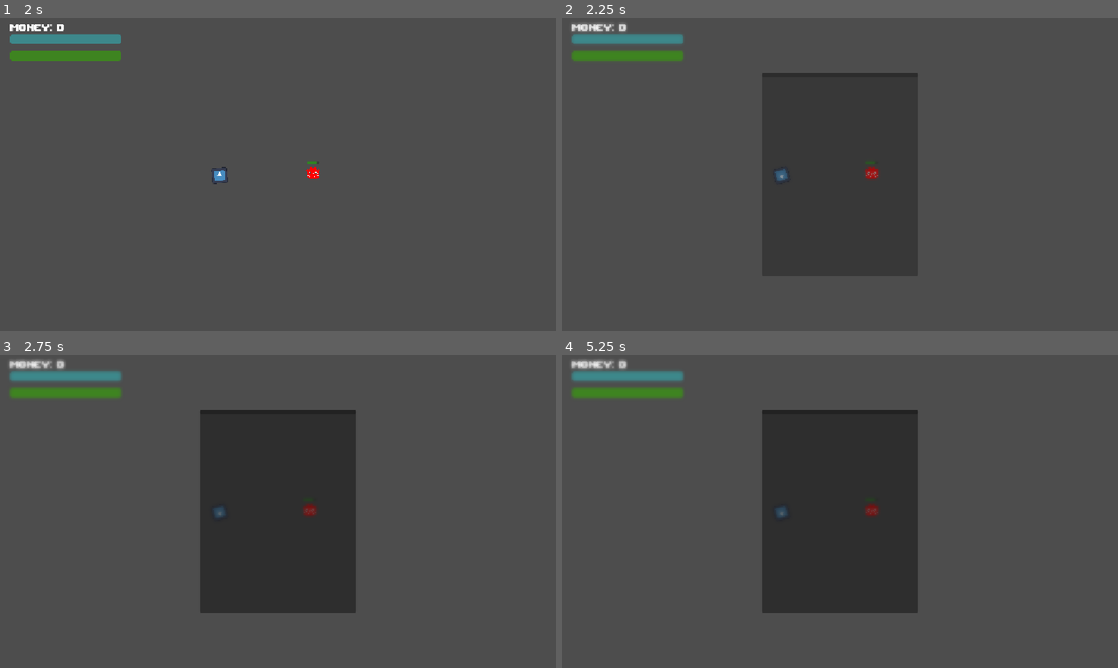
Above: before the commit, frames 1-4 (two rows, left to right).
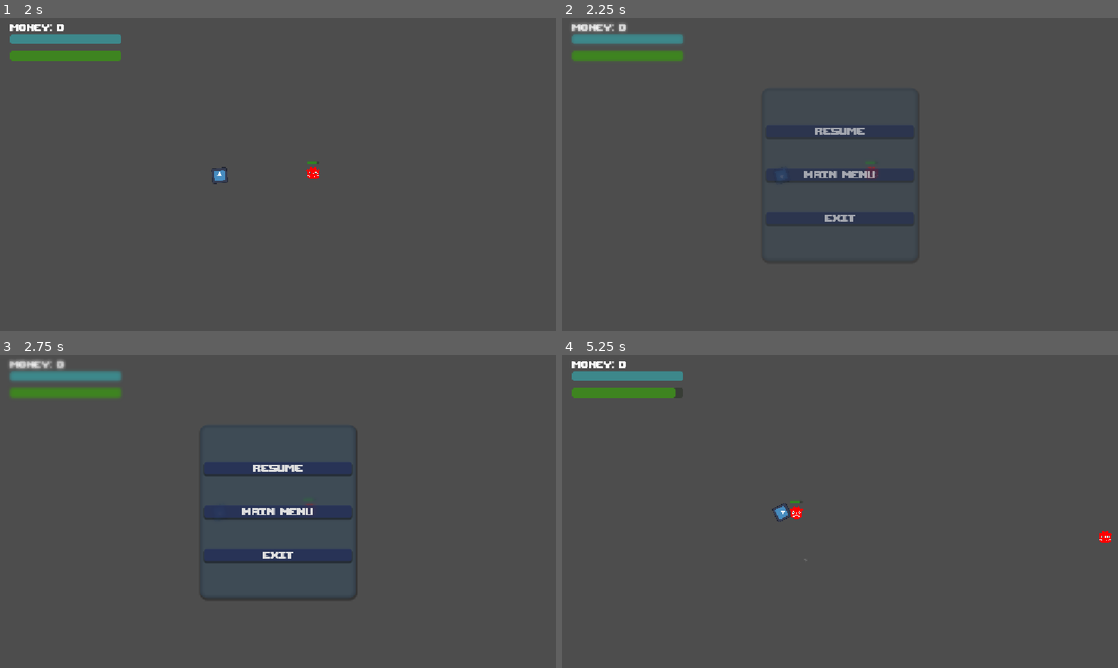
Above: after the commit, the same moments.

Repository: kamil-krecisz/TopDown-Shooting-Game
Game: Godot game, scene res://Scenes/main_menu.tscn
Same seed, same stepped clock (60 frames per second), same inputs: the game is played once before the commit and once after it. The engine's default icon, where the game draws it, is replaced by a stand-in: a white triangle on a blue panel in a dark square.
Inputs (mouse positions are in pixels of both pictures, inside the frame that each line leads up to):
- Up to frame 1 (2 s): click "Play" at 0.5 s; move the mouse to (400, 158) at 1.27 s; click (400, 158) at 1.35 s
- Up to frame 2 (2.25 s): move the mouse to (728, 190) at 2.02 s; hold Escape (Esc_down) from 2.03 s (still down); click (728, 190) at 2.1 s
- Up to frame 3 (2.75 s): keep holding Escape (Esc_down)
- Up to frame 4 (5.25 s): release Escape (Esc_down) at 2.75 s; click (840, 411) at 2.77 s; click (840, 467) at 3.5 s, where only the run after the commit has a clickable "Resume"; move the mouse to (895, 442) at 4.27 s; click (895, 442) at 4.35 s; move the mouse to (812, 574) at 5.02 s; click (812, 574) at 5.1 s

Frame 1 is identical in both runs. In frame 2, 1.4% of the frame differs, in the area x 36-64%, y 17-66%; in frame 3, 17%; in frame 4, 18%, in the area x 1-99%, y 1-83%.

Commit message:
Commit 8th - Added pause menu

Diff:
--- a/Scenes/pause_menu.tscn
+++ b/Scenes/pause_menu.tscn
@@ -2,6 +2,8 @@
 
 [ext_resource type="Shader" uid="uid://cl10g80fhdr8j" path="res://Shaders/blur.gdshader" id="1_emv3i"]
 [ext_resource type="Script" uid="uid://cjkuocb3ukjsm" path="res://Scripts/pause_menu.gd" id="1_k0w1u"]
+[ext_resource type="FontFile" uid="uid://d22lpv7e76hh4" path="res://Fonts/upheavtt.ttf" id="3_1och7"]
+[ext_resource type="AudioStream" uid="uid://d1q5eqg033akv" path="res://Sounds/click_sound.wav" id="4_bpi0q"]
 
 [sub_resource type="ShaderMaterial" id="ShaderMaterial_y2c35"]
 shader = ExtResource("1_emv3i")
@@ -68,9 +70,90 @@
 &"pause_resume": SubResource("Animation_k0w1u")
 }
 
+[sub_resource type="StyleBoxFlat" id="StyleBoxFlat_bpi0q"]
+bg_color = Color(0.29411766, 0.40784314, 0.5058824, 0.43137255)
+border_width_left = 9
+border_width_top = 9
+border_width_right = 9
+border_width_bottom = 9
+border_color = Color(0.18825307, 0.26870084, 0.34180886, 0.5294118)
+border_blend = true
+corner_radius_top_left = 15
+corner_radius_top_right = 15
+corner_radius_bottom_right = 15
+corner_radius_bottom_left = 15
+shadow_color = Color(0, 0, 0, 0.31764707)
+shadow_size = 3
+shadow_offset = Vector2(1, 3)
+
+[sub_resource type="StyleBoxFlat" id="StyleBoxFlat_vmyb1"]
+bg_color = Color(0.16078432, 0.20784314, 0.37254903, 0.78431374)
+border_color = Color(0.11372549, 0.14901961, 0.2784314, 0.74509805)
+corner_radius_top_left = 6
+corner_radius_top_right = 6
+corner_radius_bottom_right = 6
+corner_radius_bottom_left = 6
+shadow_color = Color(0, 0, 0, 0.39215687)
+shadow_size = 3
+shadow_offset = Vector2(0, 3)
+
+[sub_resource type="StyleBoxFlat" id="StyleBoxFlat_myy0f"]
+bg_color = Color(0.28235295, 0.34901962, 0.5882353, 0.78431374)
+border_color = Color(0.11372549, 0.14901961, 0.2784314, 0.74509805)
+corner_radius_top_left = 6
+corner_radius_top_right = 6
+corner_radius_bottom_right = 6
+corner_radius_bottom_left = 6
+shadow_color = Color(0, 0, 0, 0.39215687)
+shadow_size = 3
+shadow_offset = Vector2(0, 3)
+
+[sub_resource type="StyleBoxFlat" id="StyleBoxFlat_sjs17"]
+bg_color = Color(0.22745098, 0.2901961, 0.49803922, 0.78431374)
+border_color = Color(0.11372549, 0.14901961, 0.2784314, 0.74509805)
+corner_radius_top_left = 6
+corner_radius_top_right = 6
+corner_radius_bottom_right = 6
+corner_radius_bottom_left = 6
+shadow_color = Color(0, 0, 0, 0.39215687)
+shadow_size = 3
+shadow_offset = Vector2(0, 3)
+
+[sub_resource type="StyleBoxFlat" id="StyleBoxFlat_u8tnp"]
+bg_color = Color(0.16078432, 0.20784314, 0.37254903, 0.78431374)
+border_color = Color(0.11372549, 0.14901961, 0.2784314, 0.74509805)
+corner_radius_top_left = 6
+corner_radius_top_right = 6
+corner_radius_bottom_right = 6
+corner_radius_bottom_left = 6
+shadow_color = Color(0, 0, 0, 0.39215687)
+shadow_size = 3
+shadow_offset = Vector2(0, 3)
+
+[sub_resource type="StyleBoxFlat" id="StyleBoxFlat_stj27"]
+bg_color = Color(0.16078432, 0.20784314, 0.37254903, 0.78431374)
+border_color = Color(0.11372549, 0.14901961, 0.2784314, 0.74509805)
+corner_radius_top_left = 6
+corner_radius_top_right = 6
+corner_radius_bottom_right = 6
+corner_radius_bottom_left = 6
+shadow_color = Color(0, 0, 0, 0.39215687)
+shadow_size = 3
+shadow_offset = Vector2(0, 3)
+
+[sub_resource type="StyleBoxFlat" id="StyleBoxFlat_ix48p"]
+bg_color = Color(0.16078432, 0.20784314, 0.37254903, 0.78431374)
+border_color = Color(0.11372549, 0.14901961, 0.2784314, 0.74509805)
+corner_radius_top_left = 6
+corner_radius_top_right = 6
+corner_radius_bottom_right = 6
+corner_radius_bottom_left = 6
+shadow_color = Color(0, 0, 0, 0.39215687)
+shadow_size = 3
+shadow_offset = Vector2(0, 3)
+
 [node name="pause_menu" type="Node2D" unique_id=1636271020]
 process_mode = 3
-visible = false
 script = ExtResource("1_k0w1u")
 
 [node name="ColorRect" type="ColorRect" parent="." unique_id=91977834]
@@ -84,12 +167,52 @@
 [node name="PanelContainer" type="PanelContainer" parent="." unique_id=690258889]
 modulate = Color(1, 1, 1, 0)
 offset_left = 414.0
-offset_top = 114.0
+offset_top = 144.0
 offset_right = 738.0
-offset_bottom = 534.0
+offset_bottom = 504.0
+theme_override_styles/panel = SubResource("StyleBoxFlat_bpi0q")
 
 [node name="VBoxContainer" type="VBoxContainer" parent="PanelContainer" unique_id=1204050990]
 layout_mode = 2
-
-[node name="Button" type="Button" parent="PanelContainer/VBoxContainer" unique_id=512276872]
-layout_mode = 2
+theme_override_constants/separation = 64
+alignment = 1
+
+[node name="ResumeButton" type="Button" parent="PanelContainer/VBoxContainer" unique_id=512276872]
+texture_filter = 1
+layout_mode = 2
+theme_override_fonts/font = ExtResource("3_1och7")
+theme_override_font_sizes/font_size = 28
+theme_override_styles/normal = SubResource("StyleBoxFlat_vmyb1")
+theme_override_styles/pressed = SubResource("StyleBoxFlat_myy0f")
+theme_override_styles/hover = SubResource("StyleBoxFlat_sjs17")
+theme_override_styles/disabled = SubResource("StyleBoxFlat_u8tnp")
+text = "Resume"
+
+[node name="MainMenuButton" type="Button" parent="PanelContainer/VBoxContainer" unique_id=1378694793]
+texture_filter = 1
+layout_mode = 2
+theme_override_fonts/font = ExtResource("3_1och7")
+theme_override_font_sizes/font_size = 28
+theme_override_styles/normal = SubResource("StyleBoxFlat_vmyb1")
+theme_override_styles/pressed = SubResource("StyleBoxFlat_myy0f")
+theme_override_styles/hover = SubResource("StyleBoxFlat_sjs17")
+theme_override_styles/disabled = SubResource("StyleBoxFlat_stj27")
+text = "Main menu"
+
+[node name="ExitButton" type="Button" parent="PanelContainer/VBoxContainer" unique_id=1268540566]
+texture_filter = 1
+layout_mode = 2
+theme_override_fonts/font = ExtResource("3_1och7")
+theme_override_font_sizes/font_size = 28
+theme_override_styles/normal = SubResource("StyleBoxFlat_vmyb1")
+theme_override_styles/pressed = SubResource("StyleBoxFlat_myy0f")
+theme_override_styles/hover = SubResource("StyleBoxFlat_sjs17")
+theme_override_styles/disabled = SubResource("StyleBoxFlat_ix48p")
+text = "Exit"
+
+[node name="AudioPlayer" type="AudioStreamPlayer2D" parent="." unique_id=1978536231]
+stream = ExtResource("4_bpi0q")
+
+[connection signal="pressed" from="PanelContainer/VBoxContainer/ResumeButton" to="." method="_on_resume_button_pressed"]
+[connection signal="pressed" from="PanelContainer/VBoxContainer/MainMenuButton" to="." method="_on_main_menu_button_pressed"]
+[connection signal="pressed" from="PanelContainer/VBoxContainer/ExitButton" to="." method="_on_exit_button_pressed"]
--- a/Scripts/pause_menu.gd
+++ b/Scripts/pause_menu.gd
@@ -2,19 +2,62 @@
 
 
 @onready var animation_player: AnimationPlayer = $AnimationPlayer
-
-func pause():
-	visible = true
-	animation_player.play("pause_resume")
-	get_tree().paused = true
-
-func resume():
-	get_tree().paused = false
-	animation_player.play_backwards("pause_resume")
-	await get_tree().create_timer(0.2).timeout
+@onready var audio_player: AudioStreamPlayer2D = $AudioPlayer
 
 func _process(_delta):
 	if Input.is_action_just_pressed("Esc_down") && get_tree().paused == false: # Opening the pause menu
 		pause()
 	elif Input.is_action_just_pressed("Esc_down") && get_tree().paused == true: # Closing the pause menu
 		resume()
+
+
+func _ready():
+	visible = false
+	buttons_disable_state(true)
+
+
+func buttons_disable_state(state: bool):
+	$PanelContainer/VBoxContainer/ResumeButton.disabled = state
+	$PanelContainer/VBoxContainer/MainMenuButton.disabled = state
+	$PanelContainer/VBoxContainer/ExitButton.disabled = state
+
+func pause():
+	buttons_disable_state(false)
+	visible = true
+	animation_player.play("pause_resume")
+	get_tree().paused = true
+
+
+
+func resume():
+	buttons_disable_state(true)
+	get_tree().paused = false
+	animation_player.play_backwards("pause_resume")
+	await get_tree().create_timer(0.2).timeout
+
+
+
+
+
+
+func _on_resume_button_pressed():
+	audio_player.play()
+	await get_tree().create_timer(0.05).timeout
+	resume()
+
+
+
+
+func _on_main_menu_button_pressed():
+	audio_player.play()
+	await get_tree().create_timer(0.05).timeout
+	get_tree().paused = false
+	get_tree().change_scene_to_file("res://Scenes/main_menu.tscn")
+
+
+
+
+func _on_exit_button_pressed():
+	audio_player.play()
+	await get_tree().create_timer(0.1).timeout
+	get_tree().quit()
